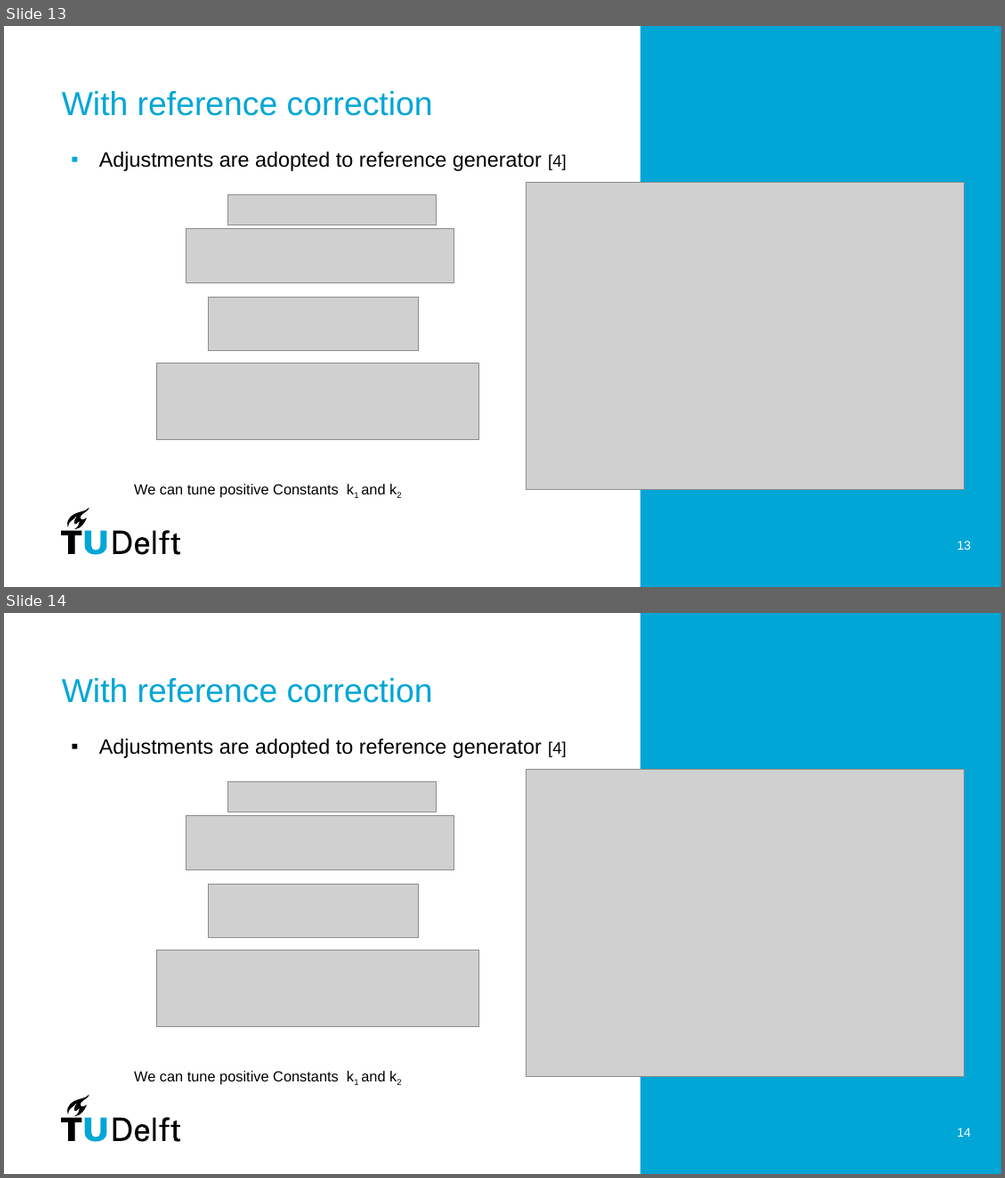
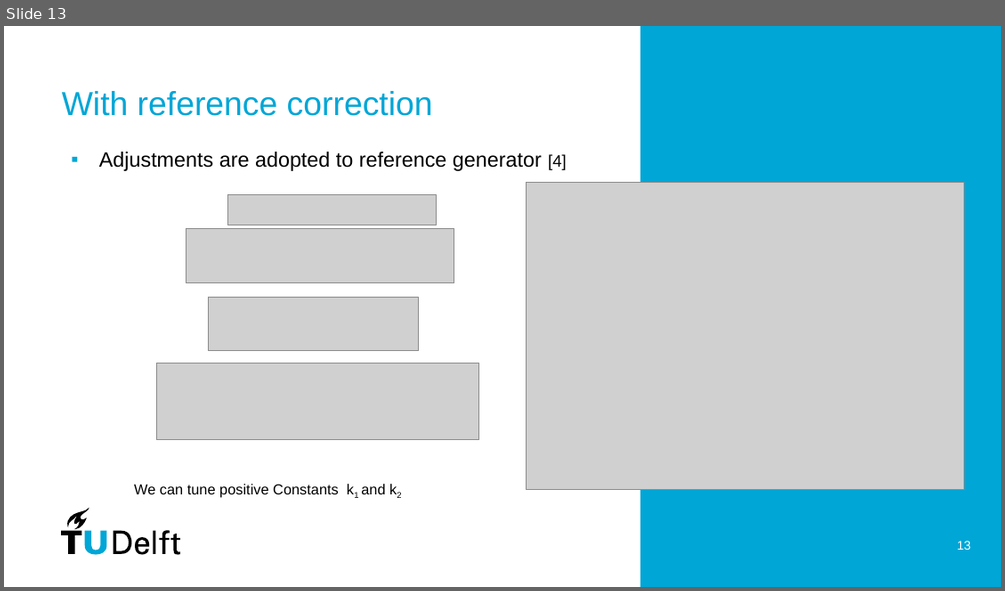
Before and after one commit to PavanPrasad-HG/Vehicle-Dynamics-Control, a slide deck: Group Presentation.pptx. Shown one above the other, each under a label of ours: slides 13 and 14 before the commit, slide 13 after it. The pictures are 1005x1178 and 1005x591 pixels, drawn with LibreOffice and Linux fonts; fonts in the diff are those of the drawing; grey boxes stand for pictures. Boxes give left, top, right and bottom in pixels: in the first picture for what was removed or moved away, otherwise in the second. Text is boxed around its words. In the diff, an @@ line names an element or a change of style, - is before the commit and + after.

```diff
--- a/Group Presentation.pptx
+++ b/Group Presentation.pptx
@@ slide 14 removed at <box>4,613,1001,1174</box>, background #FFFFFF; not listed: 9 template elements that a slide beside it also shows @@
@@ title removed at <box>62,678,433,703</box> @@
-With reference correction
@@ text removed at <box>99,738,566,758</box> @@
-▪ Adjustments are adopted to reference generator [4]
@@ picture removed at <box>526,769,964,1076</box> @@
@@ picture removed at <box>228,781,437,811</box> @@
@@ picture removed at <box>186,816,454,870</box> @@
@@ picture removed at <box>208,884,419,938</box> @@
@@ picture removed at <box>156,949,479,1027</box> @@
@@ text removed at <box>134,1070,385,1085</box> @@
-We can tune positive Constants k1 and k2
@@ page number removed at <box>957,1127,971,1136</box> @@
-14
```
Also in this commit, not shown: 1 slide changed.
